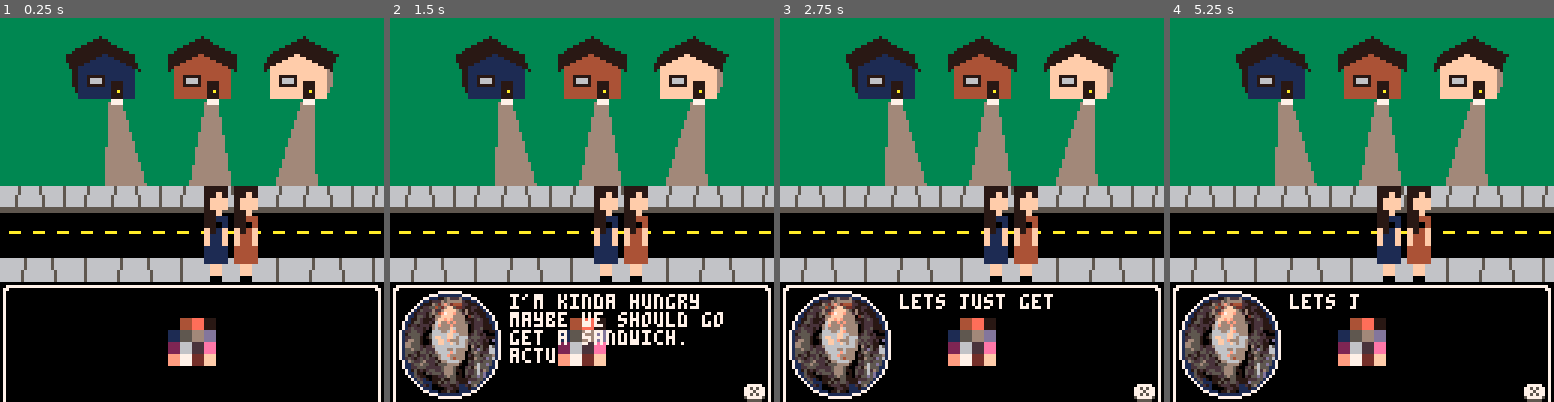
Above: before the commit, frames 1-4 (left to right).
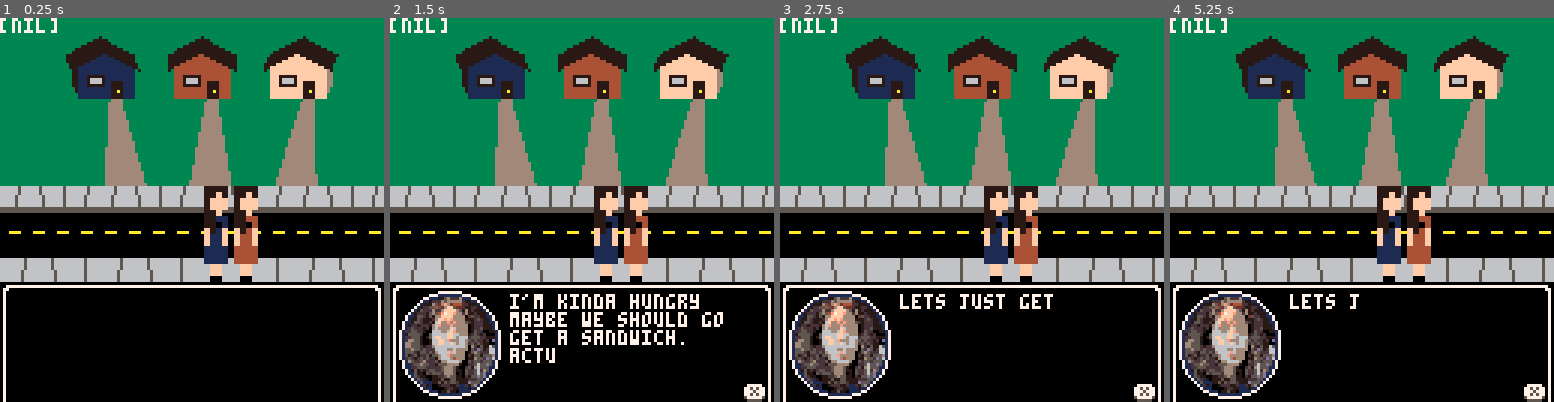
Above: after the commit, the same moments.

Repository: Minimistro32/kate
Game: PICO-8 cartridge kate.p8
Two runs of this game, one before a commit and one after it. Both use one fixed random seed, a clock stepped at 60 frames per second and the inputs below.
Inputs:
- Up to frame 1 (0.25 s): no input
- Up to frame 2 (1.5 s): tap O (Z key) at 0.33, 0.7, 1.43 s; tap X (X key) at 1.07 s
- Up to frame 3 (2.75 s): hold Left 1.97-2.37 s; tap X (X key) at 2.07, 2.4, 2.73 s; tap O (Z key) at 2.22 s; hold Down from 2.42 s (still down)
- Up to frame 4 (5.25 s): release Down at 2.82 s; hold Right 2.87-3.53 s; tap X (X key) every 0.33 s from 3.07 to 5.07 s; tap O (Z key) at 3.1, 3.98, 4.87 s; hold Up 3.58-4.08 s; hold Right 4.13-4.53 s; hold Down 4.58-5.08 s; hold Left from 5.13 s (still down)

The runs differ from the first frame. In frame 1, 1.9% of the frame differs, in the area x 0-83%, y 0-91%; in frame 2, 1.6%; in frame 3, 1.9%; in frame 4, 1.9%.

Commit message:
added ui contexts

Diff:
--- a/kate.p8
+++ b/kate.p8
@@ -21,6 +21,8 @@
 	x_pos = 64
 	y_pos = 56
 	facing_cam = true
+
+	context=nil
 
 	--PALETTES
 	--comp
@@ -107,6 +109,7 @@
 	kate_scale = min(max(((y_pos-4)/32)^2, 0.4), 2) --literal magic
 
 	--input
+	z_pressed = btn(4)
 	x_pressed = btn(5)
 	if should_point then
 		upd_point()
@@ -160,6 +163,15 @@
 		should_cycle_once = true
 	end
 
+	--update context
+	context = nil
+	for i=1,#houses do
+		local house_x = 19 + i*32 + flr(i/4)*32 - (x_scroll % 128)
+		if x_pos>=house_x+1 and x_pos<=house_x+3 and y_pos>=22 and y_pos<=24 then
+ 			context="HOUSE"
+		end
+	end
+
 	frame += 1
 end
 
@@ -176,10 +188,10 @@
 	line(126,128)
 
 	--color debug
-	drw_pal(4,{56,100})
+	-- drw_pal(4,{56,100})
 
 	--text debug
-	-- print(tb.t_start,0,0,7)
+	print(context,0,0,7)
 	-- print(tb.box_text,0,0,7)
 	-- print(tb.buffer,0,6,7)
 
@@ -189,6 +201,11 @@
 
 	if tb.is_active then
 		drw_text_box(tb, 50)
+	elseif context=="HOUSE" then
+		local label = "knock the door"
+		local x = justify(#label*4+10,3,0.5)
+		print(label,x+10,108,7)
+		drw_btn('🅾️',x,108,z_pressed)
 	end
 
 	--bevel
@@ -212,18 +229,12 @@
 
 	--houses
 	for i, palette in pairs(houses) do
-		house_x = 19 + i*32 + flr(i/4)*32 - (x_scroll % 128)
-		house_angle=0.0009765625*house_x+0.4375
+		local house_x = 19 + i*32 + flr(i/4)*32 - (x_scroll % 128)
+		local house_angle=0.0009765625*house_x+0.4375
 		drw_house(house_x,21,house_angle,palette)
  		--path
-		path_off=sin(house_angle)*18
+		local path_off=sin(house_angle)*18
 		polyfill({house_x+2,27,house_x+5,27,house_x+10-path_off,55,house_x-3-path_off,55},9)
-
-		local col = 7
-		if x_pos>=house_x+1 and x_pos<=house_x+3 and y_pos>=22 and y_pos<=24 then
-			col=3
-		end
-		rectfill(house_x+2,27,house_x+5,28,col)
 	end
 
 	--kate
@@ -285,7 +296,7 @@
 
 function tan(x) return sin(x) / cos(x) end
 
-function justify(width,offset,percent) return ((128-width-(2*offset))/128)*(percent*128)+offset end
+function justify(width,offset,percent) return percent*(128-width-(2*offset))+offset end
 
 function polyfill(coords, col)
 	--build_obj
